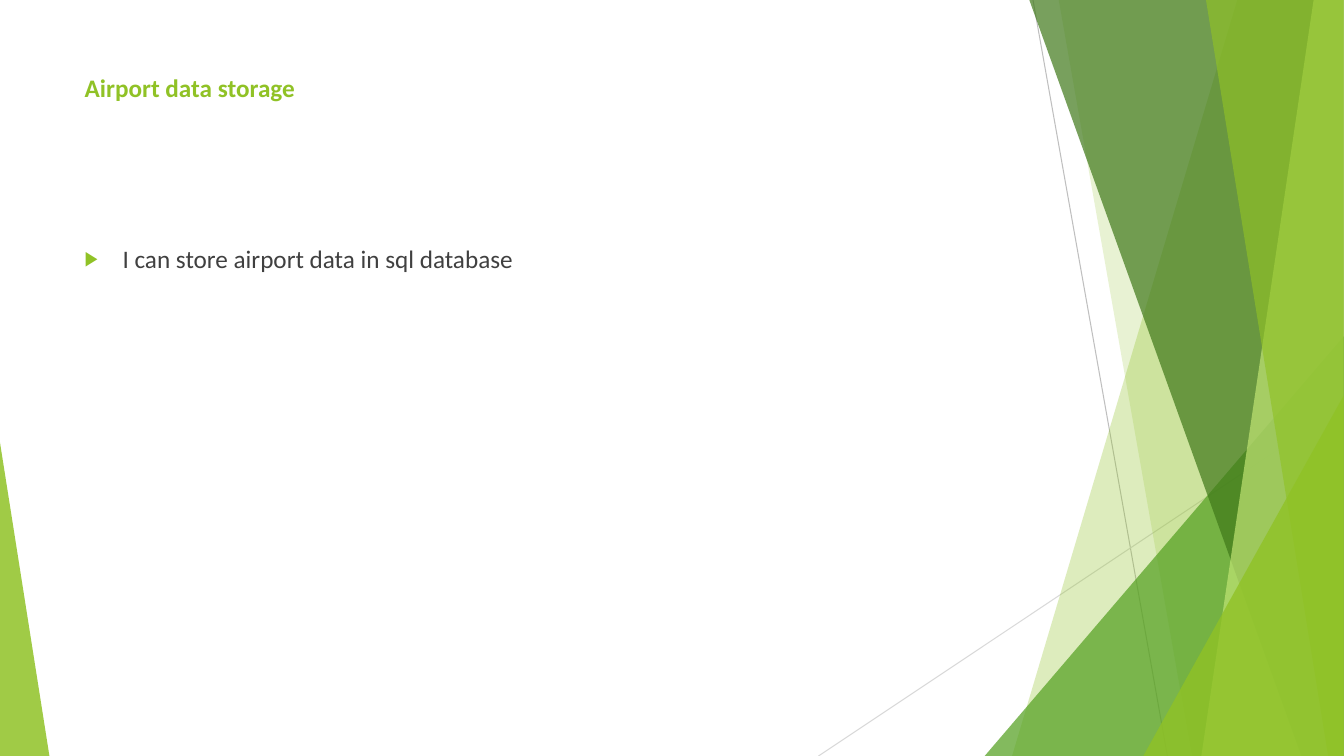
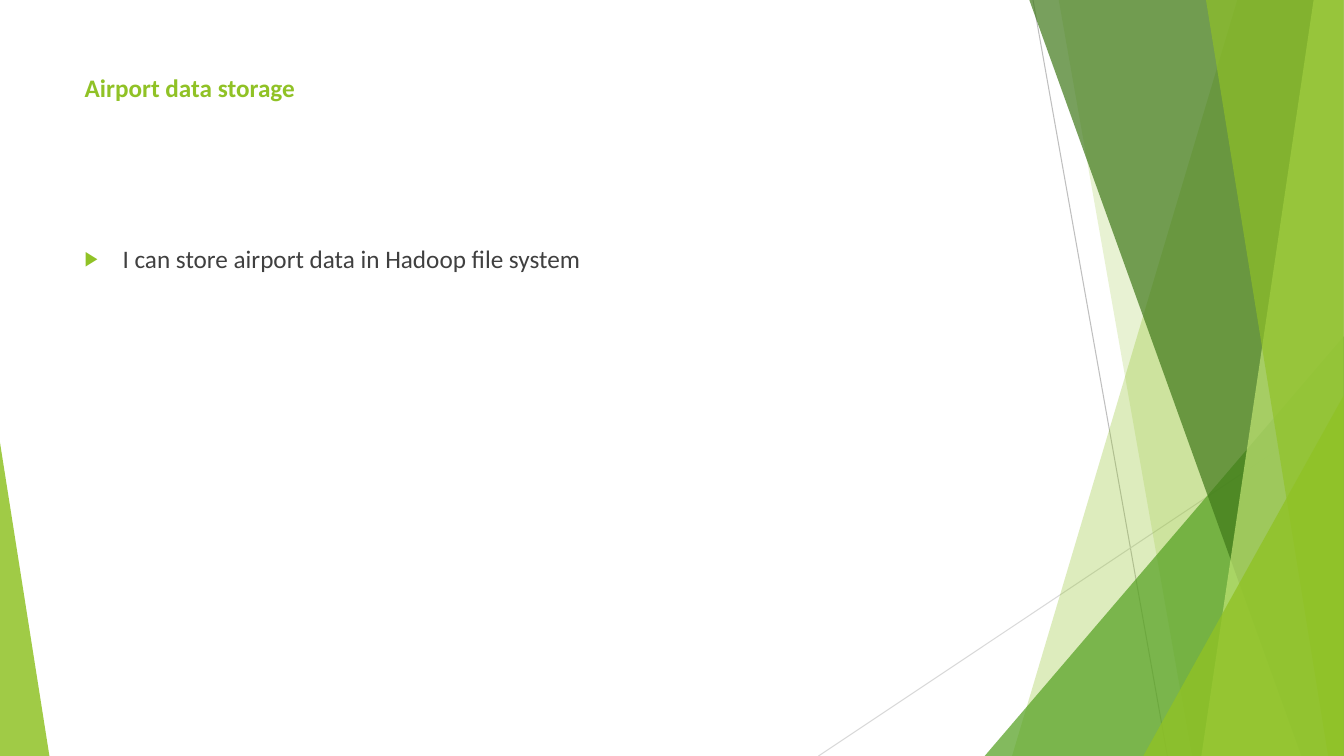
Before and after one commit to Syed476/Metanauts_BD, a slide deck: slide 4 of Ingestion API presentation/Presentation for ingestion.pptx. Drawn at 1344x756 pixels with LibreOffice and Linux fonts; fonts in the diff are those of the drawing. Boxes give left, top, right and bottom in pixels: in the first picture for what was removed or moved away, otherwise in the second. Text is boxed around its words. In the diff, an @@ line names an element or a change of style, - is before the commit and + after.

Commit message:
presentation updated

```diff
--- a/Ingestion API presentation/Presentation for ingestion.pptx
+++ b/Ingestion API presentation/Presentation for ingestion.pptx
@@ text at (123,250,580,272): text changed @@
-▶ I can store airport data in sql database
+▶ I can store airport data in Hadoop file system
```
Also in this commit, not shown: 1 other file.
